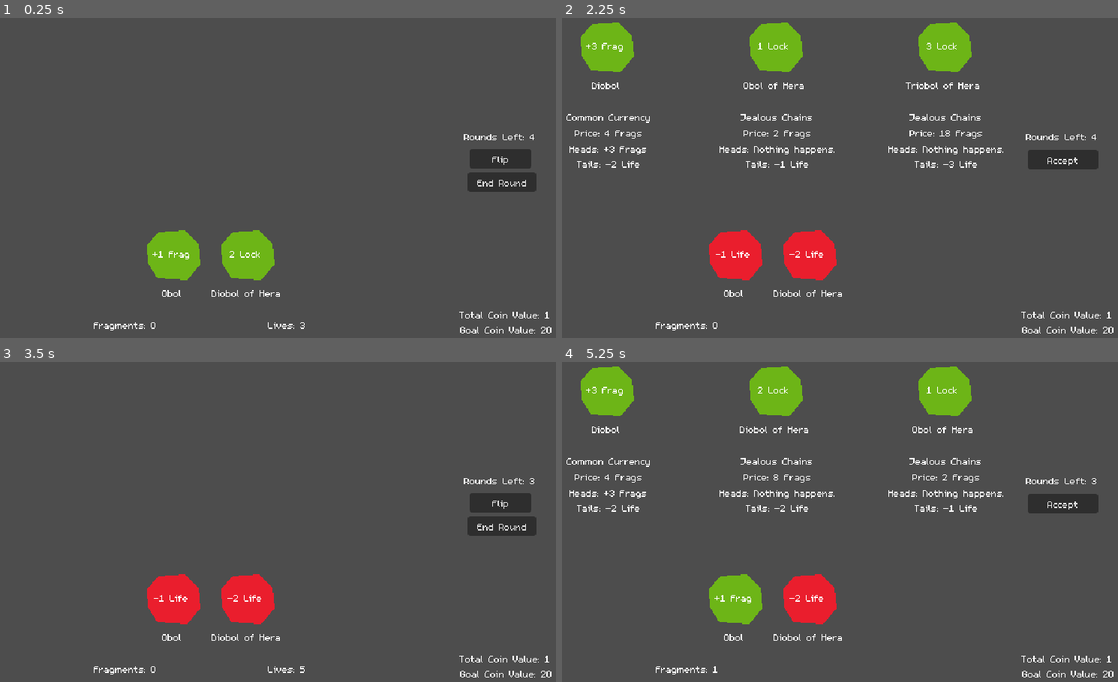
Above: before the commit, frames 1-4 (two rows, left to right).
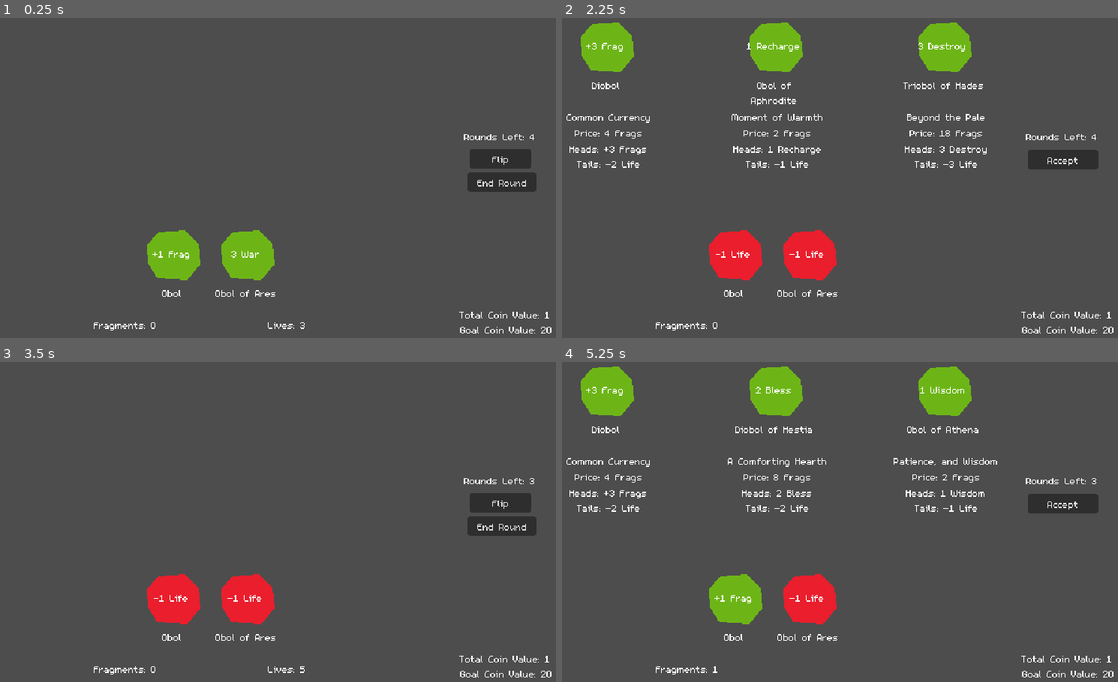
Above: after the commit, the same moments.

Repository: bdunko/Charon-s-Obol
Game: Godot game, scene res://main.tscn
The game is run twice, just before and just after one commit, with the same random seed, the same clock (stepped at 60 frames per second) and the same inputs.
Inputs:
- Up to frame 1 (0.25 s): no input
- Up to frame 2 (2.25 s): click "Flip" at 0.5 s; click "Accept" at 1.25 s; click "End Round" at 2 s
- Up to frame 3 (3.5 s): click "Accept" at 2.75 s
- Up to frame 4 (5.25 s): click "Flip" at 3.5 s; click "Accept" at 4.25 s; click "End Round" at 5 s

The runs differ from the first frame. In frame 1, 0.1% of the frame differs, in the area x 38-51%, y 72-88%; in frame 2, 1.0%, in the area x 28-80%, y 7-88%; in frame 3, 0.1%; in frame 4, 1.0%.

Commit message:
Added Poseidon, Demeter, Apollo, Artemis, and Area powers

Diff:
--- a/coin.gd
+++ b/coin.gd
@@ -94,6 +94,10 @@
 	assert(_power_uses_remaining > 0)
 	_power_uses_remaining -= 1
 
+func spend_all_power_uses() -> void:
+	assert(_power_uses_remaining > 0)
+	_power_uses_remaining = 0
+
 func recharge_power_uses_fully() -> void:
 	_power_uses_remaining = _coin.get_max_power_uses()
 
@@ -105,7 +109,16 @@
 	if _locked: #don't flip if locked
 		return
 
-	_heads = Global.RNG.randi_range(0, 1) == 1 # randomly flip the coin
+	match(_bless_curse_state):
+		BlessCurseState.NONE:
+			_heads = Global.RNG.randi_range(0, 1) == 1 #50% chance for heads
+		BlessCurseState.BLESSED:
+			_heads = Global.RNG.randi_range(0, 2) != 2 #66% chance for heads
+		BlessCurseState.CURSED:
+			_heads = Global.RNG.randi_range(0, 2) == 2 #33% chance for heads
+
+func change_face() -> void:
+	_heads = not _heads
 
 func lock() -> void:
 	_locked = true
--- a/coin.tscn
+++ b/coin.tscn
@@ -46,19 +46,19 @@
 horizontal_alignment = 1
 autowrap_mode = 2
 
-[node name="BlessedIcon" type="Polygon2D" parent="."]
+[node name="LockedIcon" type="Polygon2D" parent="."]
 position = Vector2(-6, 4)
 color = Color(0.239216, 1, 0.560784, 1)
 polygon = PackedVector2Array(14, -1, 17, -1, 18, 1, 16, 4, 14, 3, 13, 1)
 
 [node name="CursedIcon" type="Polygon2D" parent="."]
 position = Vector2(1, 4)
+color = Color(0.631373, 0.505882, 0.8, 1)
+polygon = PackedVector2Array(14, -1, 17, -1, 18, 1, 16, 4, 14, 3, 13, 1)
+
+[node name="BlessedIcon" type="Polygon2D" parent="."]
+position = Vector2(1, 4)
 color = Color(1, 1, 0.211765, 1)
 polygon = PackedVector2Array(14, -1, 17, -1, 18, 1, 16, 4, 14, 3, 13, 1)
 
-[node name="LockedIcon" type="Polygon2D" parent="."]
-position = Vector2(1, 4)
-color = Color(0.631373, 0.505882, 0.8, 1)
-polygon = PackedVector2Array(14, -1, 17, -1, 18, 1, 16, 4, 14, 3, 13, 1)
-
 [connection signal="input_event" from="ClickableArea" to="." method="_on_clickable_area_input_event"]
--- a/global.gd
+++ b/global.gd
@@ -14,8 +14,8 @@
 
 enum Power {
 	NONE,
-	REFLIP,
-	LOCK
+	REFLIP, LOCK, FLIP_AND_NEIGHBORS, GAIN_LIFE, GAIN_ARROW, CHANGE_AND_BLURSE, REFLIP_ALL, REDUCE_LOSS, FORGE, RECHARGE, EXCHANGE, BLESS, GAIN_COIN, DESTROY,
+	ARROW_REFLIP
 }
 
 class CoinFamily:
@@ -80,8 +80,9 @@
 		if get_fragments() != 0:
 			assert(_coin_family.power == Power.NONE)
 			heads_effect = "+%d Frags" % get_fragments()
-		elif _coin_family.power == Power.REFLIP:
+		else:
 			heads_effect = "%d %s" % [get_max_power_uses(), get_power_string()]
+
 
 		if get_life_loss() != 0:
 			tails_effect = "-%d Life" % get_life_loss()
@@ -115,23 +116,22 @@
 var GENERIC_FAMILY = CoinFamily.new("", "Common Currency", [1, 4, 9, 16], [1, 3, 8, 13], [1, 2, 3, 4], Power.NONE, "No Power", [0, 0, 0, 0])
 var ZEUS_FAMILY = CoinFamily.new(" of Zeus", "Bolt of Lightning", [2, 8, 18, 32], [0, 0, 0, 0], [1, 2, 3, 4], Power.REFLIP, "Reflip", [2, 3, 4, 5])
 var HERA_FAMILY = CoinFamily.new(" of Hera", "Jealous Chains", [2, 8, 18, 32], [0, 0, 0, 0], [1, 2, 3, 4], Power.LOCK, "Lock", [1, 2, 3, 4])
-var POSEIDON_FAMILY = CoinFamily.new(" of Poseidon", "Rattle the Earth", [2, 8, 18, 32], [0, 0, 0, 0], [1, 2, 3, 4], Power.NONE, "Quake", [1, 2, 3, 4])
-var DEMETER_FAMILY = CoinFamily.new(" of Demeter", "Grow Ever Higher", [2, 8, 18, 32], [0, 0, 0, 0], [1, 2, 3, 4], Power.NONE, "Revitalize", [1, 2, 3, 4])
-var APOLLO_FAMILY = CoinFamily.new(" of Apollo", "Arrow of Light", [2, 8, 18, 32], [0, 0, 0, 0], [1, 2, 3, 4], Power.NONE, "Arrow", [1, 2, 3, 4])
-var ARTEMIS_FAMILY = CoinFamily.new(" of Artemis", "The Wild Moon", [2, 8, 18, 32], [0, 0, 0, 0], [1, 2, 3, 4], Power.NONE, "Sacrifice", [1, 2, 3, 4])
-var ARES_FAMILY = CoinFamily.new(" of Ares", "Chaos of War", [2, 8, 18, 32], [0, 0, 0, 0], [1, 2, 3, 4], Power.NONE, "War", [3, 4, 5, 6])
-var ATHENA_FAMILY = CoinFamily.new(" of Athena", "Patience, and Wisdom", [2, 8, 18, 32], [0, 0, 0, 0], [1, 2, 3, 4], Power.NONE, "Wisdom", [1, 2, 3, 4])
-var HEPHAESTUS_FAMILY = CoinFamily.new(" of Hephaestus", "Forged in Fire", [2, 8, 18, 32], [0, 0, 0, 0], [1, 2, 3, 4], Power.NONE, "Forge", [1, 2, 3, 4])
-var APHRODITE_FAMILY = CoinFamily.new(" of Aphrodite", "Moment of Warmth", [2, 8, 18, 32], [0, 0, 0, 0], [1, 2, 3, 4], Power.NONE, "Recharge", [1, 2, 3, 4])
-var HERMES_FAMILY = CoinFamily.new(" of Hermes", "From Distant Lands", [2, 8, 18, 32], [0, 0, 0, 0], [1, 2, 3, 4], Power.NONE, "Exchange", [1, 2, 3, 4])
-var HESTIA_FAMILY = CoinFamily.new(" of Hestia", "A Comforting Hearth", [2, 8, 18, 32], [0, 0, 0, 0], [1, 2, 3, 4], Power.NONE, "Bless", [1, 2, 3, 4])
-var DIONYSUS_FAMILY = CoinFamily.new(" of Dionysus", "Baleful Revelry", [2, 8, 18, 32], [0, 0, 0, 0], [1, 2, 3, 4], Power.NONE, "Offering", [1, 2, 3, 4])
-var HADES_FAMILY = CoinFamily.new(" of Hades", "Dragged into Nowhere", [2, 8, 18, 32], [0, 0, 0, 0], [1, 2, 3, 4], Power.NONE, "Destroy", [1, 2, 3, 4])
+var POSEIDON_FAMILY = CoinFamily.new(" of Poseidon", "Rattle the Earth", [2, 8, 18, 32], [0, 0, 0, 0], [1, 2, 3, 4], Power.FLIP_AND_NEIGHBORS, "Quake", [1, 2, 3, 4])
+var DEMETER_FAMILY = CoinFamily.new(" of Demeter", "Grow Ever Higher", [2, 8, 18, 32], [0, 0, 0, 0], [1, 2, 3, 4], Power.GAIN_LIFE, "Revitalize", [1, 2, 3, 4])
+var APOLLO_FAMILY = CoinFamily.new(" of Apollo", "Arrow of Light", [2, 8, 18, 32], [0, 0, 0, 0], [1, 2, 3, 4], Power.GAIN_ARROW, "Arrow", [1, 2, 3, 4])
+var ARTEMIS_FAMILY = CoinFamily.new(" of Artemis", "The Wild Moon", [2, 8, 18, 32], [0, 0, 0, 0], [1, 2, 3, 4], Power.CHANGE_AND_BLURSE, "Harmony", [1, 2, 3, 4])
+var ARES_FAMILY = CoinFamily.new(" of Ares", "Chaos of War", [2, 8, 18, 32], [0, 0, 0, 0], [1, 2, 3, 4], Power.REFLIP_ALL, "War", [3, 4, 5, 6])
+var ATHENA_FAMILY = CoinFamily.new(" of Athena", "Patience, and Wisdom", [2, 8, 18, 32], [0, 0, 0, 0], [1, 2, 3, 4], Power.REDUCE_LOSS, "Wisdom", [1, 2, 3, 4])
+var HEPHAESTUS_FAMILY = CoinFamily.new(" of Hephaestus", "Forged in Fire", [2, 8, 18, 32], [0, 0, 0, 0], [1, 2, 3, 4], Power.FORGE, "Forge", [1, 2, 3, 4])
+var APHRODITE_FAMILY = CoinFamily.new(" of Aphrodite", "Moment of Warmth", [2, 8, 18, 32], [0, 0, 0, 0], [1, 2, 3, 4], Power.RECHARGE, "Recharge", [1, 2, 3, 4])
+var HERMES_FAMILY = CoinFamily.new(" of Hermes", "From Distant Lands", [2, 8, 18, 32], [0, 0, 0, 0], [1, 2, 3, 4], Power.EXCHANGE, "Exchange", [1, 2, 3, 4])
+var HESTIA_FAMILY = CoinFamily.new(" of Hestia", "A Comforting Hearth", [2, 8, 18, 32], [0, 0, 0, 0], [1, 2, 3, 4], Power.BLESS, "Bless", [1, 2, 3, 4])
+var DIONYSUS_FAMILY = CoinFamily.new(" of Dionysus", "Baleful Revelry", [2, 8, 18, 32], [0, 0, 0, 0], [1, 2, 3, 4], Power.GAIN_COIN, "Offering", [1, 2, 3, 4])
+var HADES_FAMILY = CoinFamily.new(" of Hades", "Beyond the Pale", [2, 8, 18, 32], [0, 0, 0, 0], [1, 2, 3, 4], Power.DESTROY, "Destroy", [1, 2, 3, 4])
 
 func random_god_coin_type() -> CoinFamily:
-	return choose_one([ZEUS_FAMILY, HERA_FAMILY])
-	#return choose_one([ZEUS_FAMILY, HERA_FAMILY, POSEIDON_FAMILY, DEMETER_FAMILY, APOLLO_FAMILY, ARTEMIS_FAMILY,
-	#ARES_FAMILY, ATHENA_FAMILY, HEPHAESTUS_FAMILY, APHRODITE_FAMILY, HERMES_FAMILY, HESTIA_FAMILY, DIONYSUS_FAMILY, HADES_FAMILY])
+	return choose_one([ZEUS_FAMILY, HERA_FAMILY, POSEIDON_FAMILY, DEMETER_FAMILY, APOLLO_FAMILY, ARTEMIS_FAMILY,
+		ARES_FAMILY, ATHENA_FAMILY, HEPHAESTUS_FAMILY, APHRODITE_FAMILY, HERMES_FAMILY, HESTIA_FAMILY, DIONYSUS_FAMILY, HADES_FAMILY])
 
 func random_shop_denomination() -> Denomination:
 	return choose_one([Denomination.OBOL, Denomination.DIOBOL, Denomination.TRIOBOL])
--- a/main.gd
+++ b/main.gd
@@ -19,6 +19,7 @@
 @onready var _END_ROUND_BUTTON = $UI/EndRoundButton
 @onready var _ACCEPT_BUTTON = $UI/AcceptButton
 @onready var _RESET_BUTTON = $UI/ResetButton
+@onready var _ARROWS_BUTTON = $UI/ArrowsButton
 
 var _state := State.BEFORE_FLIP:
 	set(val):
@@ -28,16 +29,20 @@
 			_END_ROUND_BUTTON.show()
 			_ACCEPT_BUTTON.hide()
 			_LIVES_LABEL.show()
+			_ARROWS_BUTTON.hide()
 			_SHOP.hide()
 		elif _state == State.AFTER_FLIP:
 			_FLIP_BUTTON.hide()
 			_END_ROUND_BUTTON.hide()
+			if _arrows > 0:
+				_ARROWS_BUTTON.show()
 			_ACCEPT_BUTTON.show()
 		elif _state == State.SHOP:
 			_FLIP_BUTTON.hide()
 			_END_ROUND_BUTTON.hide()
 			_ACCEPT_BUTTON.show()
 			_LIVES_LABEL.hide()
+			_ARROWS_BUTTON.hide()
 			_SHOP.show()
 		elif _state == State.GAME_OVER:
 			_on_game_end()
@@ -72,14 +77,25 @@
 			_state = State.GAME_OVER
 
 var _active_coin_power_coin: CoinEntity = null
-var _active_coin_power := Global.Power.NONE:
+var _active_coin_power:
 	set(val):
 		_active_coin_power = val
 		if _active_coin_power != Global.Power.NONE:
-			_POWER_LABEL.text = "Power: %s" % _active_coin_power_coin.get_power_string()
+			if _active_coin_power == Global.Power.ARROW_REFLIP: # special case - arrow power has no coin
+				_POWER_LABEL.text = "Power: Arrow Reflip"
+			else:
+				_POWER_LABEL.text = "Power: %s" % _active_coin_power_coin.get_power_string()
 			_POWER_LABEL.show()
 		else:
 			_POWER_LABEL.hide()
+
+var _arrows: int:
+	set(val):
+		_arrows = val
+		assert(_arrows >= 0)
+		_ARROWS_BUTTON.visible = _arrows != 0
+		_ARROWS_BUTTON.text = "Arrows: %d" % _arrows
+
 
 func _ready() -> void:
 	assert(_COIN_ROW)
@@ -97,6 +113,7 @@
 	assert(_ACCEPT_BUTTON)
 	assert(_END_ROUND_BUTTON)
 	assert(_RESET_BUTTON)
+	assert(_ARROWS_BUTTON)
 
 	_GOAL_LABEL.text = "Goal Coin Value: %d" % _GOAL_COIN_VALUE
 
@@ -110,6 +127,7 @@
 	_FLIP_BUTTON.hide()
 	_END_ROUND_BUTTON.hide()
 	_ACCEPT_BUTTON.hide()
+	_ARROWS_BUTTON.hide()
 	_SHOP.hide()
 	_ROUNDS_LABEL.hide()
 	_FRAGMENT_LABEL.hide()
@@ -133,13 +151,15 @@
 	var debug_coin: CoinEntity = load("res://coin.tscn").instantiate()
 	debug_coin.clicked.connect(_on_coin_clicked)
 	_COIN_ROW.add_child(debug_coin)
-	debug_coin.assign_coin(Global.make_coin(Global.HERA_FAMILY, Global.Denomination.DIOBOL))
+	debug_coin.assign_coin(Global.make_coin(Global.ARES_FAMILY, Global.Denomination.OBOL))
 	# todo - remove this
 
 	_round = 1
 	_lives = _LIVES_PER_ROUND[1]
 	_coin_value = 1
 	_fragments = 0
+	_arrows = 0
+	_active_coin_power = Global.Power.NONE
 
 	_ROUNDS_LABEL.show()
 	_FRAGMENT_LABEL.show()
@@ -214,11 +234,9 @@
 
 	# if we have a coin power active, we're using a power on this coin; do that
 	if _active_coin_power != Global.Power.NONE:
-		assert(_active_coin_power_coin, "What coin is using this power??")
-
-		if coin == _active_coin_power_coin:
+		if coin == _active_coin_power_coin or (_active_coin_power == Global.Power.ARROW_REFLIP and coin.get_power() == Global.Power.GAIN_ARROW):
 			print("coin cannot activate on itself")
-			# todo - error msg
+			# todo - user facing error msg
 			return
 
 		match(_active_coin_power):
@@ -226,6 +244,35 @@
 				coin.flip()
 			Global.Power.LOCK:
 				coin.lock()
+			Global.Power.FLIP_AND_NEIGHBORS:
+				# find neighboring coins
+				var left_neighbor: CoinEntity = null
+				var right_neighbor: CoinEntity = null
+				for i in _COIN_ROW.get_child_count():
+					var curr_coin = _COIN_ROW.get_child(i)
+					if curr_coin == coin:
+						# if there is a right neighbor, grab it
+						if i+1 < _COIN_ROW.get_child_count():
+							right_neighbor = _COIN_ROW.get_child(i+1)
+						break #then we're done
+					left_neighbor = curr_coin
+
+				# flip coin and neighbors
+				coin.flip()
+				if left_neighbor and left_neighbor != _active_coin_power_coin:
+					left_neighbor.flip()
+				if right_neighbor and right_neighbor != _active_coin_power_coin:
+					right_neighbor.flip()
+			Global.Power.CHANGE_AND_BLURSE:
+				coin.change_face()
+				coin.curse() if coin.is_heads() else coin.bless()
+			Global.Power.ARROW_REFLIP:
+				coin.flip()
+				_arrows -= 1
+				if _arrows == 0:
+					_active_coin_power = Global.Power.NONE
+				return #special case - this power is not from a coin, so just exit immediately
+
 
 		_active_coin_power_coin.spend_power_use()
 		if _active_coin_power_coin.get_power_uses_remaining() == 0:
@@ -234,6 +281,23 @@
 
 	# otherwise we're attempting to activate a coin
 	elif coin.get_power() != Global.Power.NONE and coin.get_power_uses_remaining() > 0:
-		# make this the active coin and coin power
-		_active_coin_power_coin = coin
-		_active_coin_power = coin.get_power()
+		# if this is a power which does not target, resolve it
+		match coin.get_power():
+			Global.Power.GAIN_LIFE:
+				_lives += coin.get_power_uses_remaining()
+				coin.spend_all_power_uses()
+			Global.Power.GAIN_ARROW:
+				_arrows += coin.get_power_uses_remaining()
+				coin.spend_all_power_uses()
+			Global.Power.REFLIP_ALL:
+				for c in _COIN_ROW.get_children():
+					c = c as CoinEntity
+					if c != coin:
+						c.flip()
+				coin.spend_power_use()
+			_: # otherwise, make this the active coin and coin power and await click on target
+				_active_coin_power_coin = coin
+				_active_coin_power = coin.get_power()
+
+func _on_arrow_button_pressed():
+	_active_coin_power = Global.Power.ARROW_REFLIP
--- a/main.tscn
+++ b/main.tscn
@@ -51,13 +51,14 @@
 text = "Fragments: 0"
 
 [node name="PowerLabel" type="Label" parent="UI"]
-visible = false
 texture_filter = 1
-offset_left = 7.0
-offset_top = 331.0
-offset_right = 116.0
-offset_bottom = 350.0
+offset_left = 58.0
+offset_top = 181.0
+offset_right = 502.0
+offset_bottom = 210.0
+theme_override_font_sizes/font_size = 32
 text = "Power: "
+horizontal_alignment = 1
 
 [node name="CoinValueLabel" type="Label" parent="UI"]
 texture_filter = 1
@@ -104,6 +105,14 @@
 offset_bottom = 131.0
 text = "Reset"
 
+[node name="ArrowsButton" type="Button" parent="UI"]
+texture_filter = 1
+offset_left = 411.0
+offset_top = 326.0
+offset_right = 476.0
+offset_bottom = 347.0
+text = "Arrows 0"
+
 [node name="Table" type="Node2D" parent="."]
 
 [node name="CoinRow" type="HBoxContainer" parent="Table"]
@@ -139,4 +148,5 @@
 [connection signal="pressed" from="UI/AcceptButton" to="." method="_on_accept_button_pressed"]
 [connection signal="pressed" from="UI/EndRoundButton" to="." method="_on_end_round_button_pressed"]
 [connection signal="pressed" from="UI/ResetButton" to="." method="_on_reset_button_pressed"]
+[connection signal="pressed" from="UI/ArrowsButton" to="." method="_on_arrow_button_pressed"]
 [connection signal="coin_purchased" from="Table/Shop" to="." method="_on_shop_coin_purchased"]
